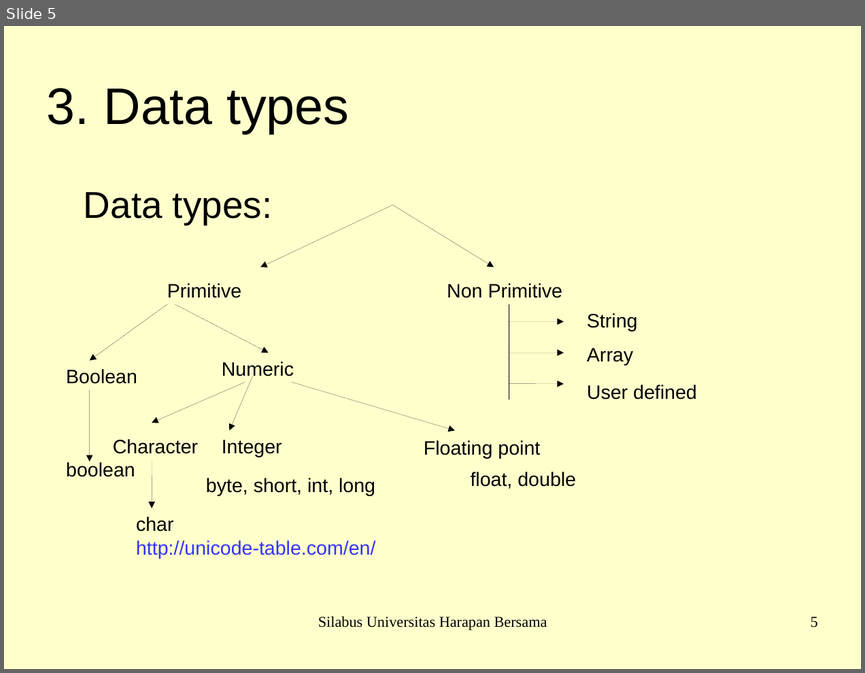
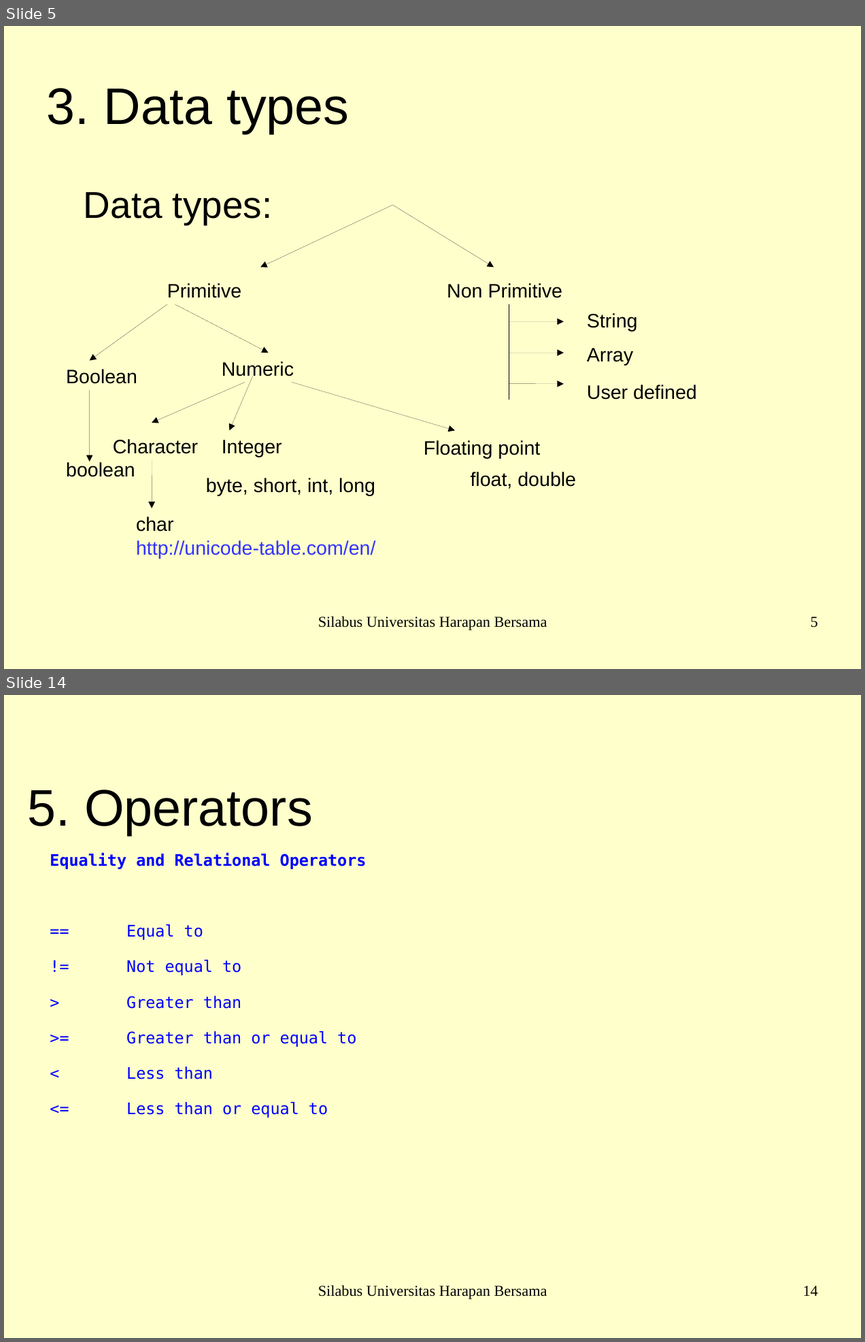
Before and after one commit to arissetyawan-campus-1qaz2wsx3edc/java-programming-basic, a slide deck: java-master-slide.odp. Shown one above the other, each under a label of ours: slide 5 before the commit, slides 5 and 14 after it; the slides between them are not shown. The pictures are 865x673 and 865x1342 pixels, drawn with LibreOffice and Linux fonts; fonts in the diff are those of the drawing; background and template pictures are left out. Boxes give left, top, right and bottom in pixels: in the first picture for what was removed or moved away, otherwise in the second. Text is boxed around its words. In the diff, an @@ line names an element or a change of style, - is before the commit and + after.

```diff
--- a/java-master-slide.odp
+++ b/java-master-slide.odp
@@ slide 14 added at box(4, 695, 861, 1338), background #FFFFCC @@
@@ title added at box(27, 790, 313, 835), 47.6 pt, text #000000 @@
+5. Operators
@@ text added at box(50, 853, 366, 1117), 14.8 pt, text #0000FF @@
+Equality and Relational Operators
+== Equal to
+!= Not equal to
+> Greater than
+>= Greater than or equal to
+< Less than
+<= Less than or equal to
@@ text added at box(318, 1285, 547, 1299), 14 pt, text #000000 @@
+Silabus Universitas Harapan Bersama
@@ page number added at box(803, 1285, 818, 1295), 14 pt, text #000000 @@
+14
```
Also in this commit, not shown: 2 slides changed, 9 other slides added, 2 other files.
